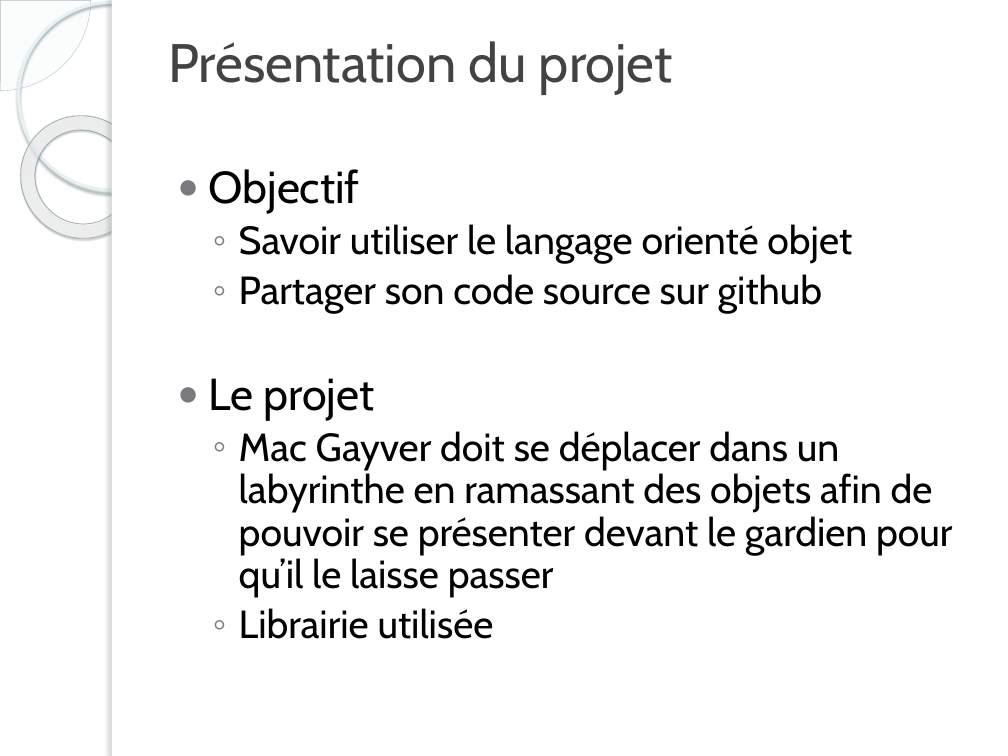
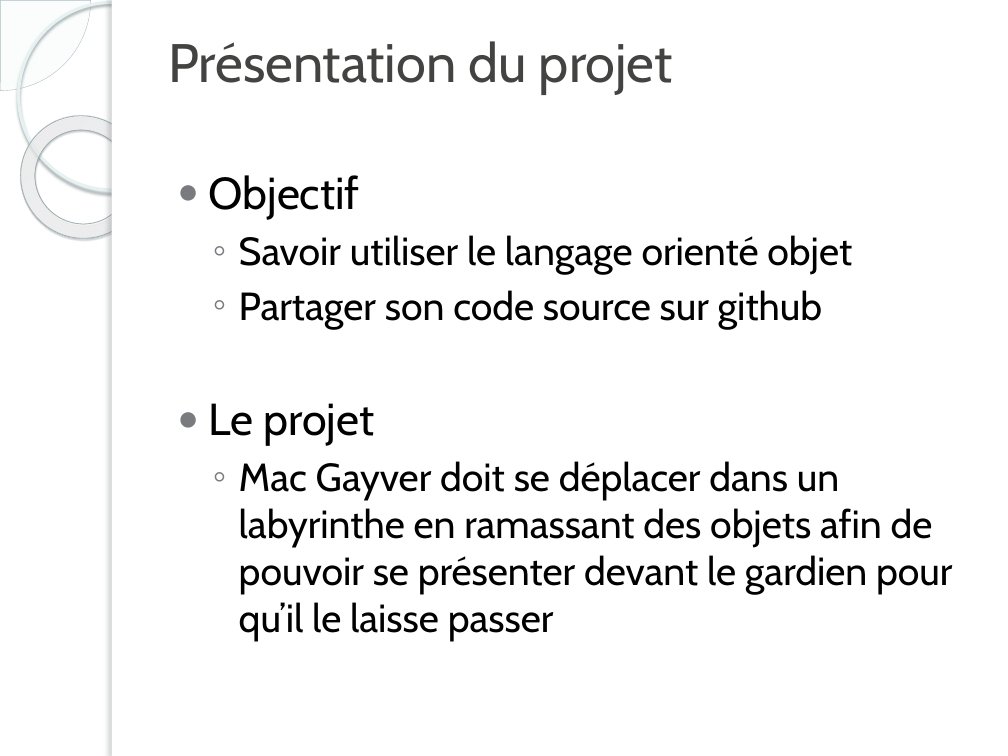
Before and after one commit to GuillaumeFerreira/Projet-3-MacGyver, a slide deck: slide 3 of Projet 3.pptx. Drawn at 1008x756 pixels with LibreOffice and Linux fonts; fonts in the diff are those of the drawing; background and template pictures are left out. Boxes give left, top, right and bottom in pixels: in the first picture for what was removed or moved away, otherwise in the second. Text is boxed around its words. In the diff, an @@ line names an element or a change of style, - is before the commit and + after.

Commit message:
Modification emplacement Class Objet et correction
- suppression de la méthode ListeImgDec de la class Objet

```diff
--- a/Projet 3.pptx
+++ b/Projet 3.pptx
@@ text "Objectif" at (209,175,952,642): line spacing 0.9 to 1 @@
@@ text at (239,608,494,639): paragraph removed @@
-  ◦ Librairie utilisée
```
Also in this commit, not shown: 1 other slide changed, 1 other file.
